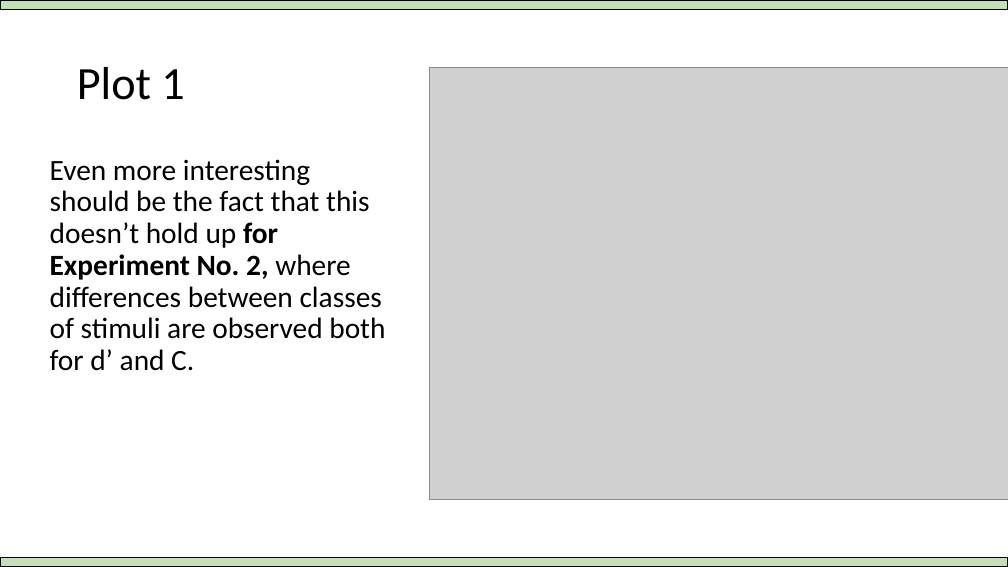
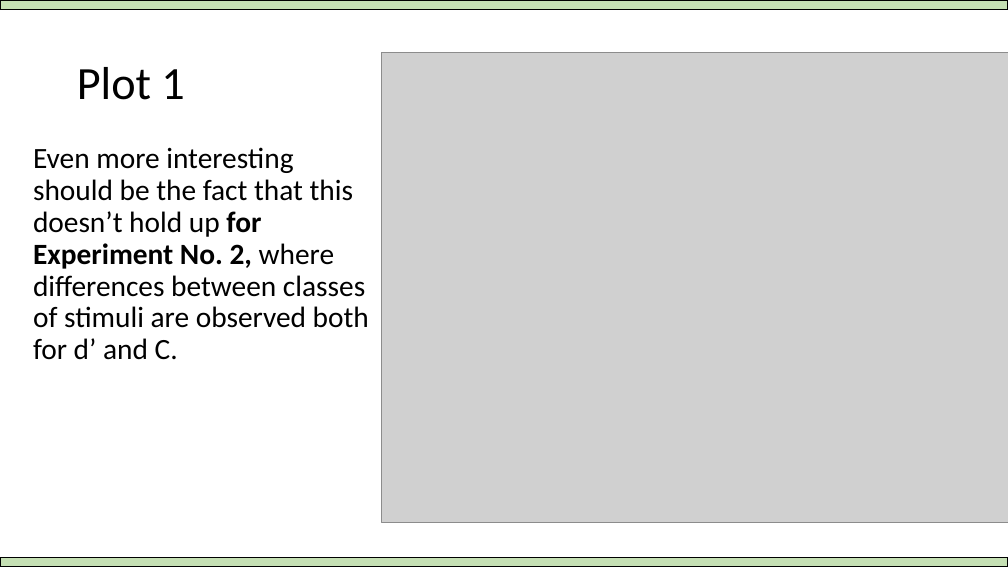
Before and after one commit to Adrifelcha/afchavez-019, a slide deck: slide 36 of MichaelLee/SDT Mirror Effect/Paper 1/BayesianSDTmodeling_Overview.pptx (slide 54 before the commit). Drawn at 1008x567 pixels with LibreOffice and Linux fonts; fonts in the diff are those of the drawing; grey boxes stand for pictures. Boxes give left, top, right and bottom in pixels: in the first picture for what was removed or moved away, otherwise in the second. Text is boxed around its words. In the diff, an @@ line names an element or a change of style, - is before the commit and + after.

```diff
--- a/MichaelLee/SDT Mirror Effect/Paper 1/BayesianSDTmodeling_Overview.pptx
+++ b/MichaelLee/SDT Mirror Effect/Paper 1/BayesianSDTmodeling_Overview.pptx
@@ picture resized from (x1=429, y1=67, x2=1008, y2=499) to (x1=382, y1=52, x2=1008, y2=523) @@
@@ text "Even more interesting should be ..." moved from (x1=50, y1=159, x2=385, y2=371) to (x1=33, y1=147, x2=369, y2=360) @@
```
Also in this commit, not shown: 20 other slides changed, 32 slides added, 12 slides removed, 43 other files.
